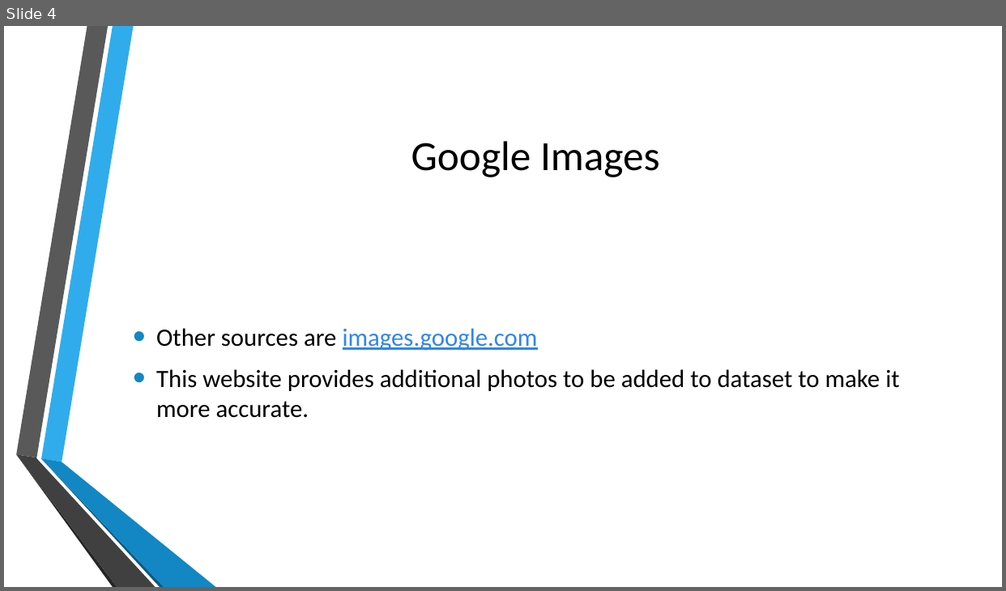
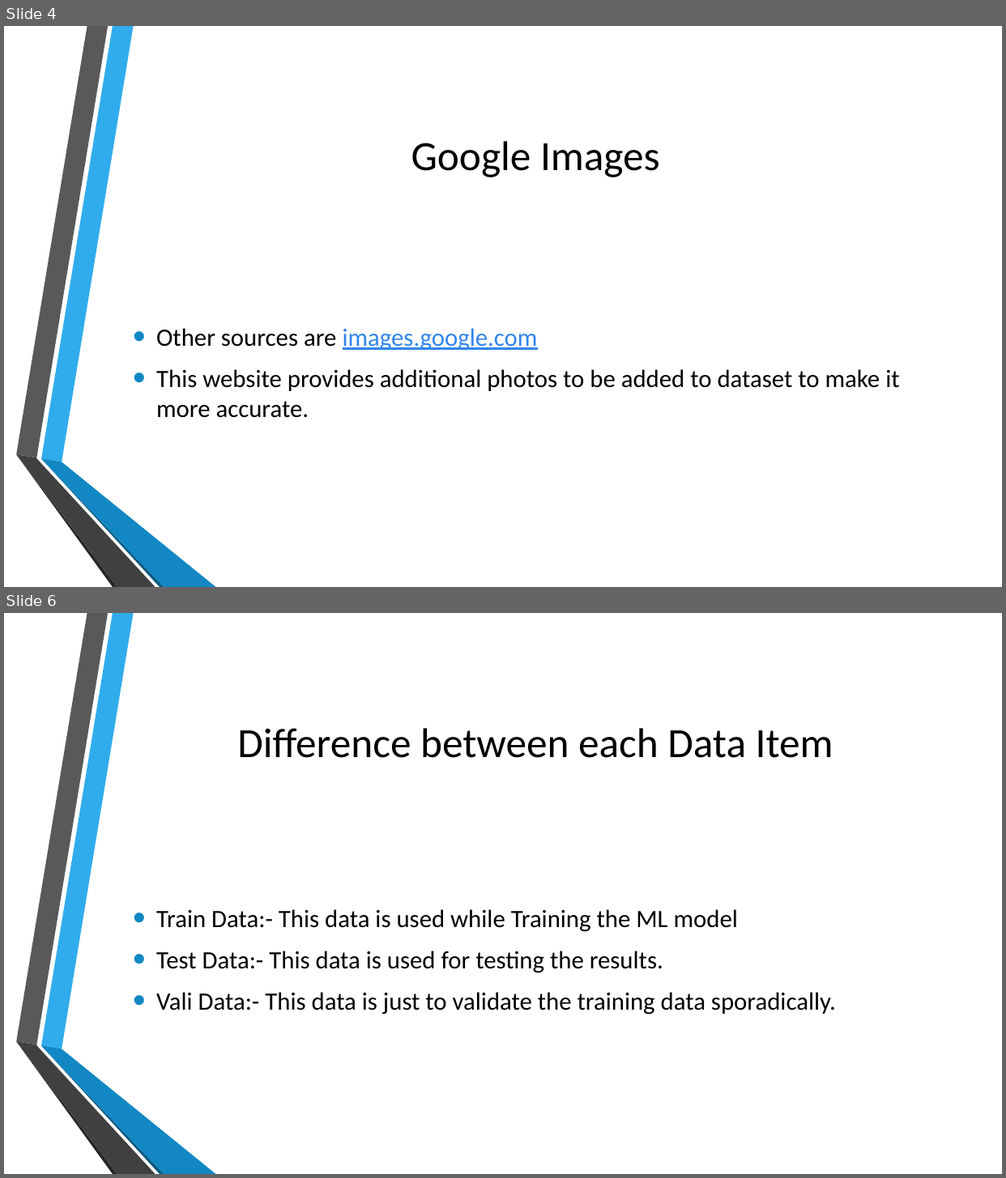
Before and after one commit to akashpapnai/Capstone-project, a slide deck: ppts/week 1.pptx. Shown one above the other, each under a label of ours: slide 4 before the commit, slides 4 and 6 after it; the slides between them are not shown. The pictures are 1006x591 and 1006x1178 pixels, drawn with LibreOffice and Linux fonts; fonts in the diff are those of the drawing; background and template pictures are left out. Boxes give left, top, right and bottom in pixels: in the first picture for what was removed or moved away, otherwise in the second. Text is boxed around its words. In the diff, an @@ line names an element or a change of style, - is before the commit and + after.

```diff
--- a/ppts/week 1.pptx
+++ b/ppts/week 1.pptx
@@ slide 6 added at (4,613,1002,1174), background picture (left out); not listed: 6 template elements that a slide beside it also shows @@
@@ title added at (237,728,833,758), 40 pt, text #000000 @@
+Difference between each Data Item
@@ text added at (156,909,836,1015), 24 pt, text #000000 @@
+• Train Data:- This data is used while Training the ML model
+• Test Data:- This data is used for testing the results.
+• Vali Data:- This data is just to validate the training data sporadically.
```
Also in this commit, not shown: 2 other slides added, 2 other files.
